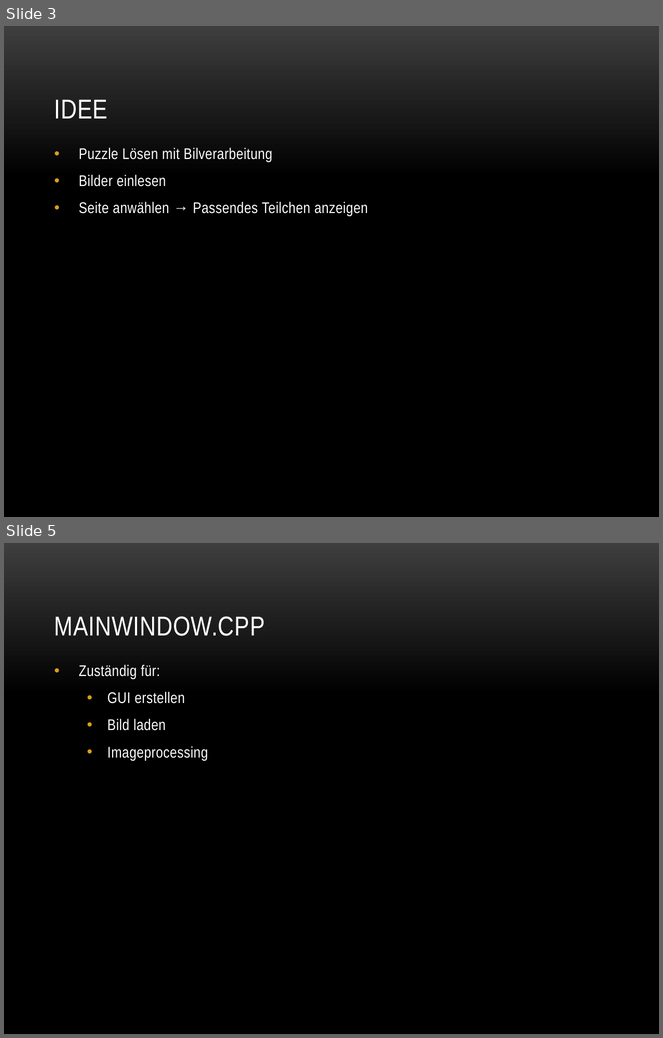
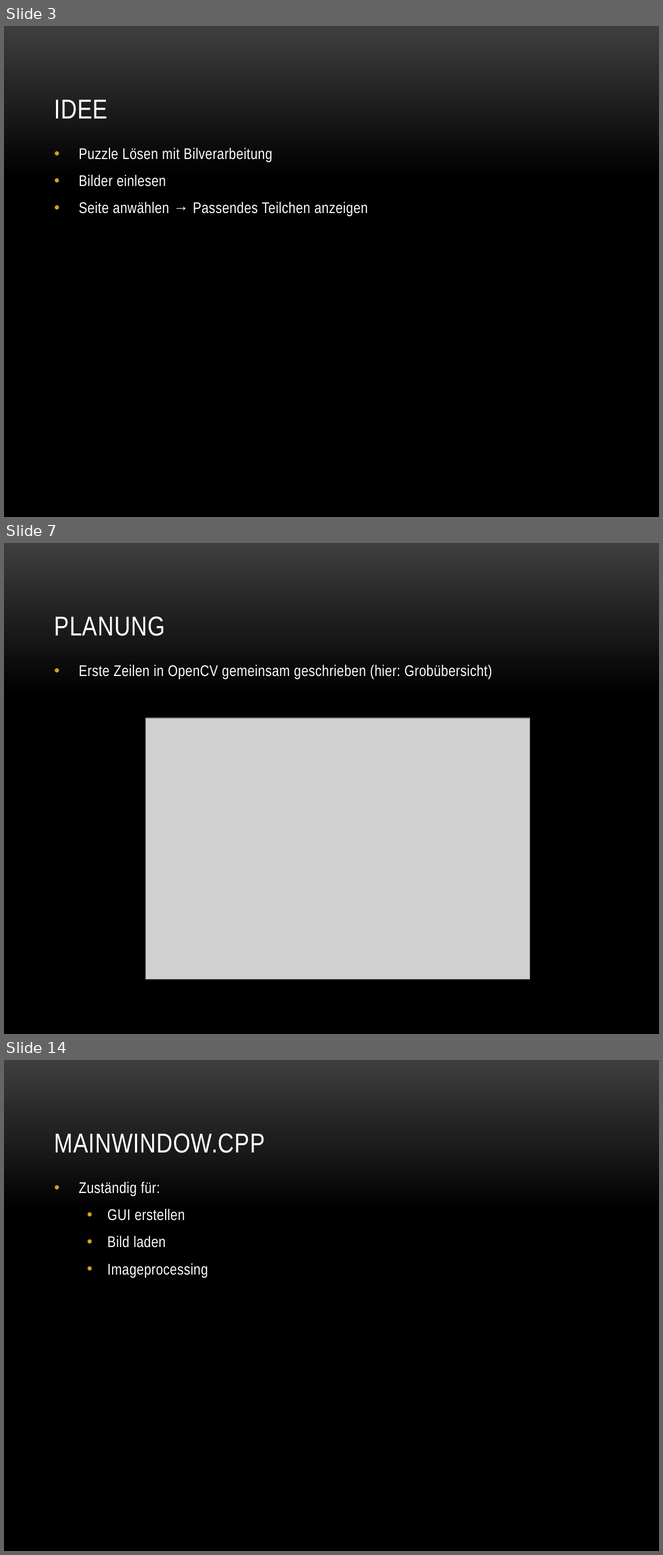
Before and after one commit to baertschi/Puzzle, a slide deck: Doku/Puzzle.pptx. Shown one above the other, each under a label of ours: slides 3 and 5 before the commit, slides 3, 7 and 14 after it; the slides between them are not shown. The pictures are 663x1038 and 663x1555 pixels, drawn with LibreOffice and Linux fonts; fonts in the diff are those of the drawing; grey boxes stand for pictures; background and template pictures are left out. Boxes give left, top, right and bottom in pixels: in the first picture for what was removed or moved away, otherwise in the second. Text is boxed around its words. In the diff, an @@ line names an element or a change of style, - is before the commit and + after.

Commit message:
added pictures to the ppt, modified Aufteilung.docx to the beginning

```diff
--- a/Doku/Puzzle.pptx
+++ b/Doku/Puzzle.pptx
@@ slide 7 added at [4, 543, 659, 1034], background picture (left out) @@
@@ title added at [54, 616, 165, 636], 30 pt, text #FFFFFF @@
+PLANUNG
@@ text added at [79, 665, 492, 679], 17 pt, text #FFFFFF @@
+• Erste Zeilen in OpenCV gemeinsam geschrieben (hier: Grobübersicht)
@@ picture added at [146, 718, 530, 979] @@
@@ what was slide 5 is now slide 14 @@
```
Also in this commit, not shown: 1 slide changed, 8 other slides added, 1 other file.
